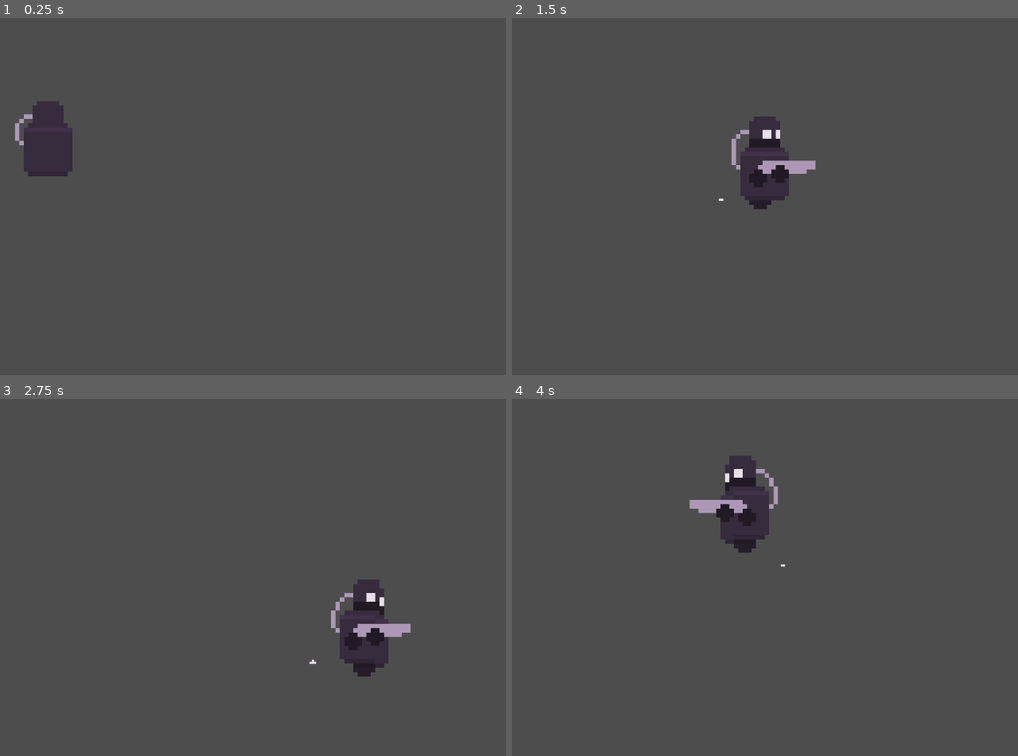
Above: before the commit, frames 1-4 (two rows, left to right).
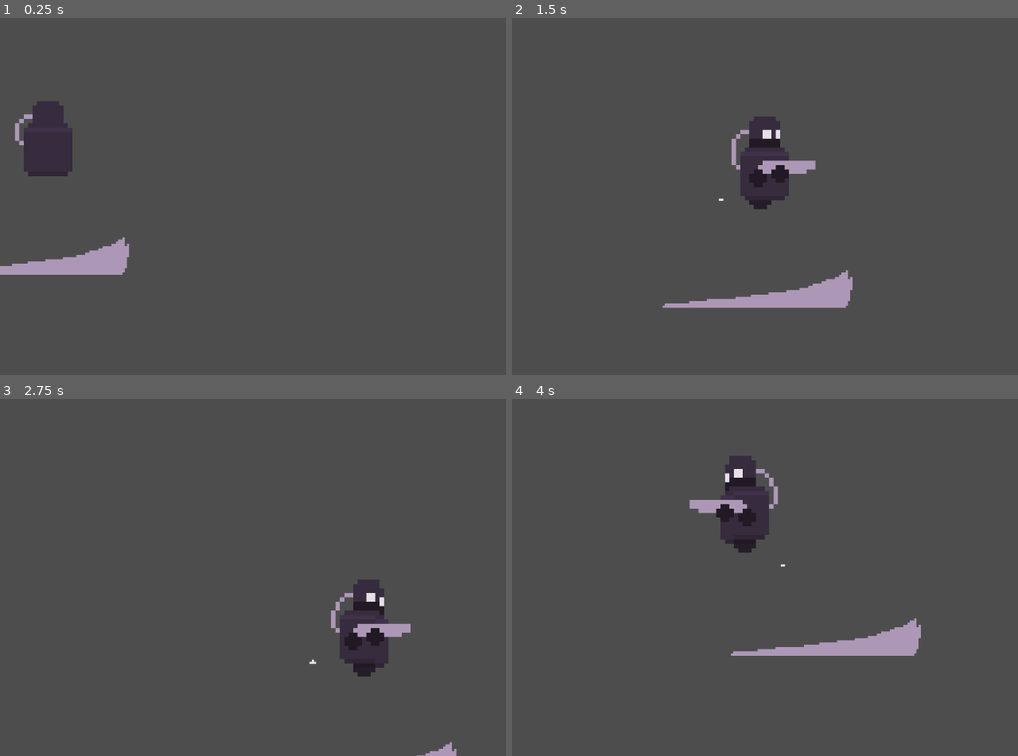
Above: after the commit, the same moments.

Repository: kfahmi77/journey-godot2d
Game: Godot game, scene res://scenes/level.tscn
Same seed, same stepped clock (60 frames per second), same inputs: the game is played once before the commit and once after it.
Inputs:
- Up to frame 1 (0.25 s): no input
- Up to frame 2 (1.5 s): tap Enter at 0.5 s; hold D (move_right) 0.53-1.28 s; tap Shift (dashing) at 0.6, 1.35 s; hold S (move_backward) from 1.28 s (still down)
- Up to frame 3 (2.75 s): release S (move_backward) at 2.03 s; hold D (move_right) from 2.03 s (still down); tap Shift (dashing) at 2.1 s
- Up to frame 4 (4 s): release D (move_right) at 2.78 s; hold W (move_forward) 2.78-3.53 s; tap Shift (dashing) at 2.85, 3.6 s; hold A (move_left) from 3.53 s (still down)

The runs differ from the first frame. In frame 1, 1.3% of the frame differs, in the area x 0-26%, y 61-72%; in frame 2, 1.6%, in the area x 29-68%, y 70-82%; in frame 3, 0.1%; in frame 4, 1.6%.

Commit message:
refactor node fx

Diff:
--- a/scenes/character.tscn
+++ b/scenes/character.tscn
@@ -297,6 +297,63 @@
 "speed": 8.0
 }]
 
+[sub_resource type="AtlasTexture" id="AtlasTexture_c23tx"]
+atlas = ExtResource("3_leiqd")
+region = Rect2(21, 0, 96, 26)
+
+[sub_resource type="AtlasTexture" id="AtlasTexture_drou0"]
+atlas = ExtResource("3_leiqd")
+region = Rect2(21, 26, 96, 26)
+
+[sub_resource type="AtlasTexture" id="AtlasTexture_g67tq"]
+atlas = ExtResource("3_leiqd")
+region = Rect2(21, 52, 96, 26)
+
+[sub_resource type="AtlasTexture" id="AtlasTexture_gaabr"]
+atlas = ExtResource("3_leiqd")
+region = Rect2(21, 78, 96, 26)
+
+[sub_resource type="AtlasTexture" id="AtlasTexture_pvvtu"]
+atlas = ExtResource("3_leiqd")
+region = Rect2(21, 104, 96, 26)
+
+[sub_resource type="AtlasTexture" id="AtlasTexture_kt07c"]
+atlas = ExtResource("3_leiqd")
+region = Rect2(21, 130, 96, 26)
+
+[sub_resource type="AtlasTexture" id="AtlasTexture_rr13u"]
+atlas = ExtResource("3_leiqd")
+region = Rect2(21, 156, 96, 26)
+
+[sub_resource type="SpriteFrames" id="SpriteFrames_7xvvo"]
+animations = [{
+"frames": [{
+"duration": 1.0,
+"texture": SubResource("AtlasTexture_c23tx")
+}, {
+"duration": 1.0,
+"texture": SubResource("AtlasTexture_drou0")
+}, {
+"duration": 1.0,
+"texture": SubResource("AtlasTexture_g67tq")
+}, {
+"duration": 1.0,
+"texture": SubResource("AtlasTexture_gaabr")
+}, {
+"duration": 1.0,
+"texture": SubResource("AtlasTexture_pvvtu")
+}, {
+"duration": 1.0,
+"texture": SubResource("AtlasTexture_kt07c")
+}, {
+"duration": 1.0,
+"texture": SubResource("AtlasTexture_rr13u")
+}],
+"loop": true,
+"name": &"dash_vfx",
+"speed": 5.0
+}]
+
 [node name="Character" type="CharacterBody2D"]
 script = ExtResource("1_lwf4d")
 
@@ -313,13 +370,19 @@
 [node name="IdleTimer" type="Timer" parent="."]
 wait_time = 1.5
 
-[node name="FxAnimated" type="AnimatedSprite2D" parent="."]
-texture_filter = 1
+[node name="CharacterVfx" type="Node2D" parent="."]
 position = Vector2(-96, 63)
 scale = Vector2(4, 4)
+
+[node name="MoveVfx" type="AnimatedSprite2D" parent="CharacterVfx"]
+texture_filter = 1
 sprite_frames = SubResource("SpriteFrames_peeuq")
 animation = &"move_fx"
-frame = 7
-frame_progress = 1.0
+
+[node name="DashVfx" type="AnimatedSprite2D" parent="CharacterVfx"]
+texture_filter = 1
+position = Vector2(22, 40.5)
+sprite_frames = SubResource("SpriteFrames_7xvvo")
+animation = &"dash_vfx"
 
 [connection signal="timeout" from="IdleTimer" to="." method="_on_idle_timer_timeout"]
--- a/scripts/character.gd
+++ b/scripts/character.gd
@@ -2,8 +2,11 @@
 
 @export var speed = 300
 
-@onready var animated_sprite = $AnimatedSprite2D
-@onready var animated_fx = $FxAnimated
+@onready var character_sprite = $AnimatedSprite2D
+@onready var move_fx = $CharacterVfx/MoveVfx
+@onready var dash_fx =$CharacterVfx/DashVfx
+@onready var character_fx = $CharacterVfx
+
 
 @export var dash_speed = 800
 @export var dash_duration = 0.3
@@ -13,8 +16,8 @@
 var dash_direction = Vector2.ZERO
 
 func _ready():
-	animated_sprite.play("idle")
-	animated_fx.hide()  # Sembunyikan efek langkah di awal
+	character_sprite.play("idle")
+	move_fx.hide()  # Sembunyikan efek langkah di awal
 
 func _physics_process(_delta):
 	var direction = Vector2.ZERO
@@ -33,30 +36,30 @@
 
 	# Flip sprite
 	if direction.x != 0:
-		animated_sprite.flip_h = direction.x < 0
+		character_sprite.flip_h = direction.x < 0
 
 	# Kondisi untuk state berjalan
 	if direction != Vector2.ZERO and !is_dashing:
 		# Animasi berjalan
-		animated_sprite.play("move")
+		character_sprite.play("move")
 
 		# Tampilkan efek langkah
-		if !animated_fx.visible:
-			animated_fx.show()
-			animated_fx.flip_h = animated_sprite.flip_h
+		if !move_fx.visible:
+			move_fx.show()
+			move_fx.flip_h = character_sprite.flip_h
 		if direction.x < 0 :
-			animated_fx.position.x = abs(animated_fx.position.x)
+			character_fx.position.x = abs(character_fx.position.x)
 		else :
-			animated_fx.position.x = -abs(animated_fx.position.x)
-		animated_fx.play("move_fx")  # Mainkan animasi efek langkah
+			character_fx.position.x = -abs(character_fx.position.x)
+		move_fx.play("move_fx")  # Mainkan animasi efek langkah
 	else:
 		# Animasi idle
-		animated_sprite.play("idle")
+		character_sprite.play("idle")
 
 		# Sembunyikan efek langkah
-		if animated_fx.visible:
-			animated_fx.hide()
-			animated_fx.stop()  # Hentikan animasi efek langkah
+		if move_fx.visible:
+			move_fx.hide()
+			move_fx.stop()  # Hentikan animasi efek langkah
 
 	move_and_slide()
 
Not shown: 1 places in scenes/character.tscn that only renumber resources
